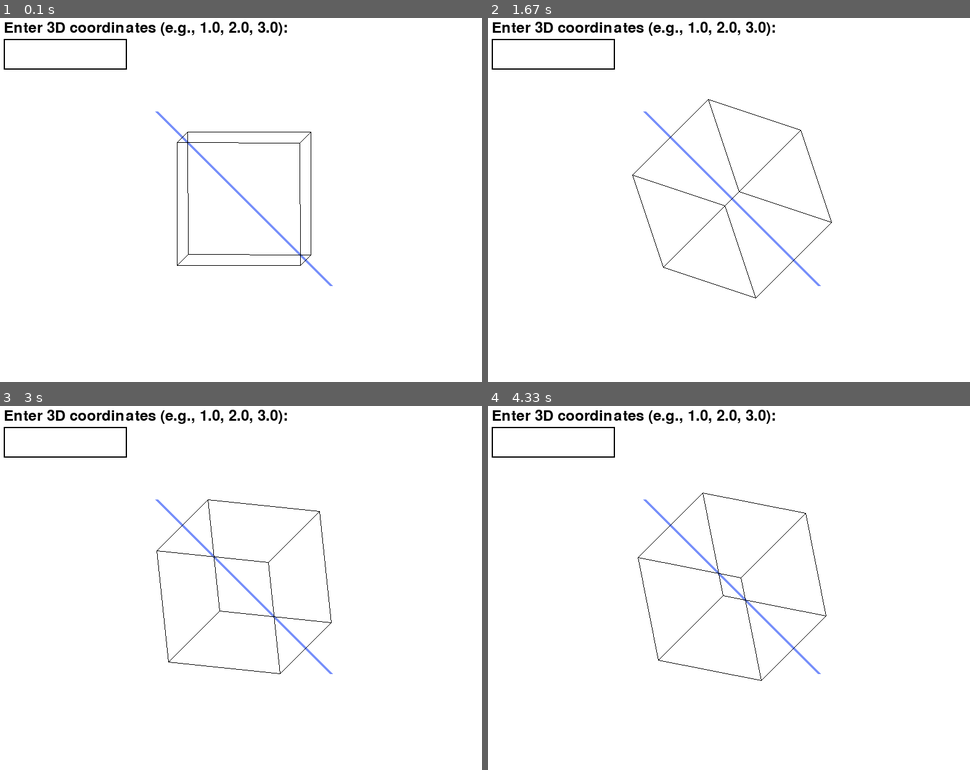
Above: before the commit, frames 1-4 (two rows, left to right).
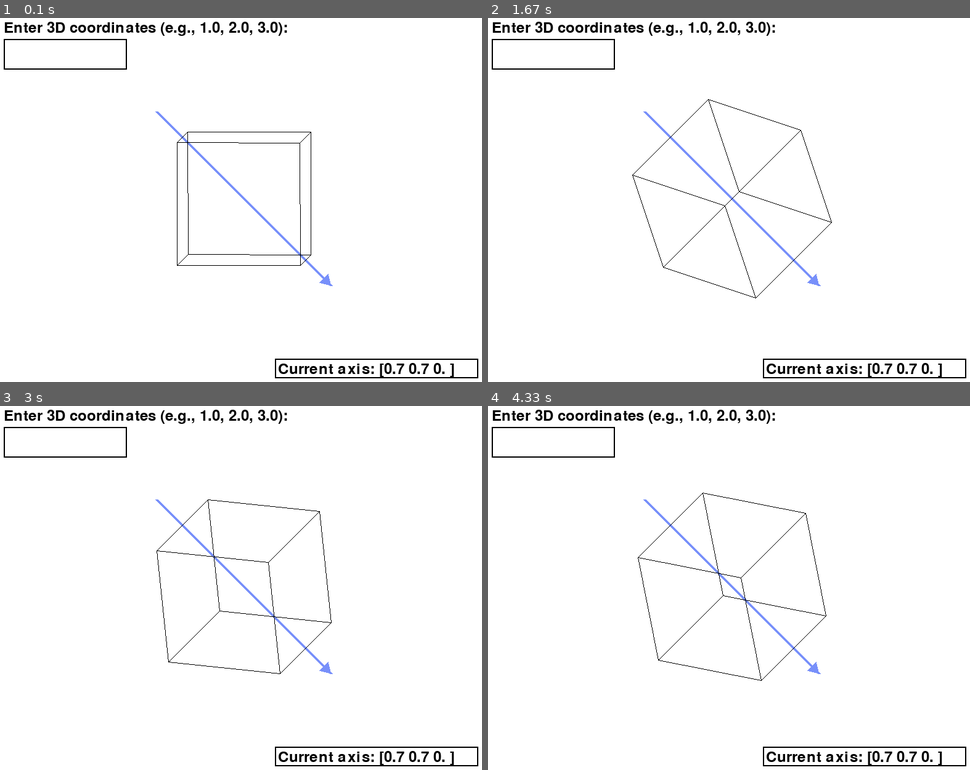
Above: after the commit, the same moments.

Repository: EStorvik/robolie
Game: pygame game, started from examples/visualize_with_pygame.py
Two runs of this game, one before a commit and one after it. Both use one fixed random seed, a clock stepped at 60 frames per second and the inputs below.
Inputs (mouse positions are in pixels of both pictures, inside the frame that each line leads up to):
- Up to frame 1 (0.1 s): no input
- Up to frame 2 (1.67 s): click (555, 54) at 0.38 s; click (733, 221) at 0.72 s; click (603, 61) at 1.6 s
- Up to frame 3 (3 s): click (255, 464) at 1.93 s; click (67, 442) at 2.77 s
- Up to frame 4 (4.33 s): click (661, 511) at 3.1 s

The runs differ from the first frame. In frame 1, 0.8% of the frame differs, in the area x 57-100%, y 70-99%; in frame 2, 0.8%; in frame 3, 0.8%; in frame 4, 0.8%.

Commit message:
Updated pygame vizualization

Diff:
--- a/examples/visualize_with_pygame.py
+++ b/examples/visualize_with_pygame.py
@@ -72,6 +72,28 @@
 axis = np.array([1, 1, 0])
 axis = axis / np.linalg.norm(axis)
 
+# Functionality for drawing the rotation axis
+def draw_axis_arrow():
+    arrow_length = 200
+    arrow_color = (120, 144, 250)
+    start_point = (width / 2 - arrow_length * axis[0], height / 2 - arrow_length * axis[1])
+    end_point = (width / 2 + arrow_length * axis[0], height / 2 + arrow_length * axis[1])
+    pygame.draw.line(
+        screen,
+        arrow_color,
+        start_point,
+        end_point,
+        5,
+    )
+    angle = np.arctan2(end_point[1] - start_point[1], end_point[0] - start_point[0])
+    head_length = 20
+    arrowhead1 = (end_point[0] - head_length * np.cos(angle - np.pi/6),
+              end_point[1] - head_length * np.sin(angle - np.pi/6))
+    arrowhead2 = (end_point[0] - head_length * np.cos(angle + np.pi/6),
+              end_point[1] - head_length * np.sin(angle + np.pi/6))
+    pygame.draw.polygon(screen, arrow_color, [end_point, arrowhead1, arrowhead2])
+
+
 # Angular velocity
 seconds_to_rotate = 5
 theta_per_second = 2 * np.pi / (60 * seconds_to_rotate)
@@ -100,6 +122,38 @@
 cursor_blink_interval = 500  # in milliseconds
 cursor_last_toggle = pygame.time.get_ticks()
 cursor_visible = True
+
+# Function for drawing the input box
+def draw_input_box():
+    pygame.draw.rect(screen, black, input_rect, 2)
+    text_surface = font.render(input_text, True, black)
+    screen.blit(text_surface, (input_rect.x + 5, input_rect.y + 5))
+
+    # Draw the instruction text
+    screen.blit(instruction_text, instruction_rect.topleft)
+
+    # Draw the cursor if the input box is active and the cursor is visible
+    if input_active and cursor_visible:
+        cursor_x = (
+            input_rect.x + 5 + text_surface.get_width()
+        )  # Cursor position at the end of the text
+        pygame.draw.line(
+            screen,
+            cursor_color,
+            (cursor_x, input_rect.y + 5),
+            (cursor_x, input_rect.y + input_rect.height - 5),
+            cursor_width,
+        )
+
+    # Draw the coordinates text box
+    pygame.draw.rect(screen, black, coordinates_box, 2)
+    coordinates_surface = font.render(coordinates_text, True, black)
+    screen.blit(coordinates_surface, (coordinates_box.x + 5, coordinates_box.y + 5))
+
+
+# Initialize coordinates text box variables
+coordinates_box = pygame.Rect(450, 560, 330, 32)
+coordinates_text = f'Current axis: {np.round(axis, decimals = 1)}'
 
 # Main loop
 running = True
@@ -132,9 +186,9 @@
                             axis = coordinates
                             # Normalize the axis
                             axis = axis / np.linalg.norm(axis)
-                        print("Entered Coordinates:", coordinates)
+                        coordinates_text = f'Current axis: {np.round(axis, decimals = 1)}'
                     except ValueError:
-                        print("Invalid input. Please enter valid 3D coordinates.")
+                        coordinates_text = 'Invalid input. Please enter valid 3D coordinates.'
                     input_text = ""
                 elif event.key == pygame.K_BACKSPACE:
                     input_text = input_text[:-1]
@@ -147,35 +201,10 @@
     screen.fill(white)
 
     # Draw the input box
-    pygame.draw.rect(screen, black, input_rect, 2)
-    text_surface = font.render(input_text, True, black)
-    screen.blit(text_surface, (input_rect.x + 5, input_rect.y + 5))
-
-    # Draw the instruction text
-    screen.blit(instruction_text, instruction_rect.topleft)
-
-    # Draw the cursor if the input box is active and the cursor is visible
-    if input_active and cursor_visible:
-        cursor_x = (
-            input_rect.x + 5 + text_surface.get_width()
-        )  # Cursor position at the end of the text
-        pygame.draw.line(
-            screen,
-            cursor_color,
-            (cursor_x, input_rect.y + 5),
-            (cursor_x, input_rect.y + input_rect.height - 5),
-            cursor_width,
-        )
+    draw_input_box()
 
     # Display rotation axis as arrow from center of cube
-    arrow_length = 200
-    pygame.draw.line(
-        screen,
-        (120, 144, 250),
-        (width / 2 - arrow_length * axis[0], height / 2 - arrow_length * axis[1]),
-        (width / 2 + arrow_length * axis[0], height / 2 + arrow_length * axis[1]),
-        5,
-    )
+    draw_axis_arrow()
 
     # Rotate cube
     cube = rotate_qube(theta_per_second, axis, cube)
